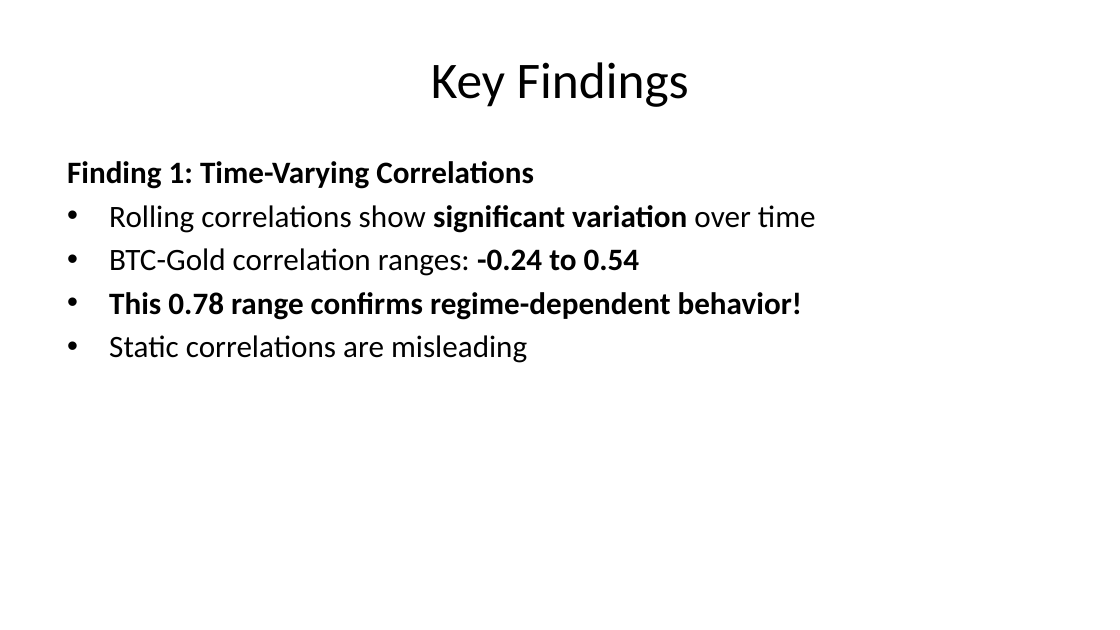
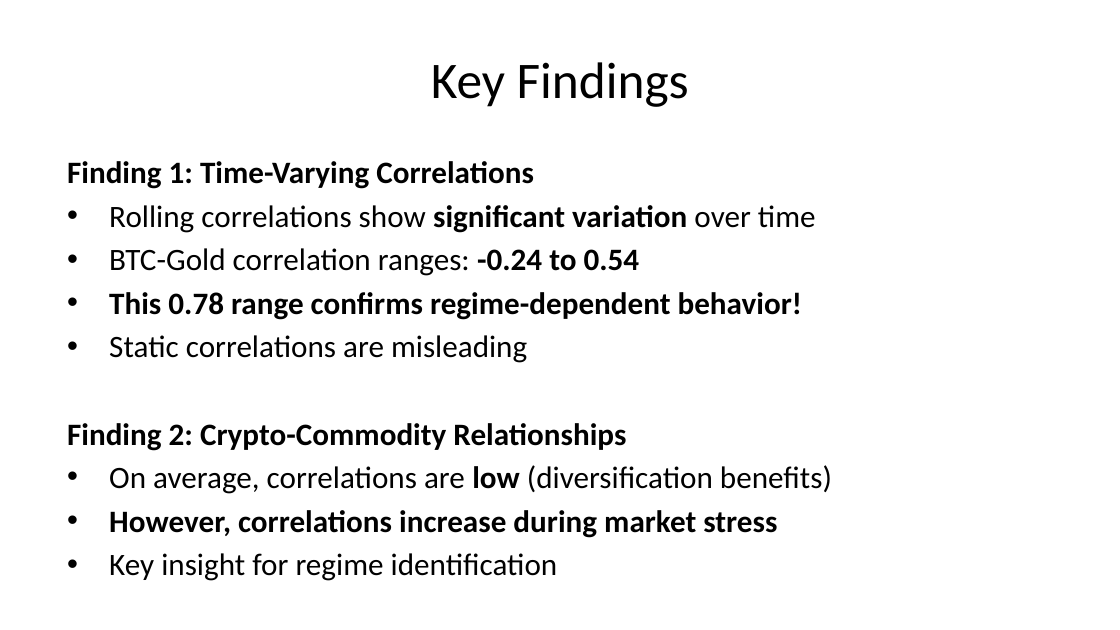
Before and after one commit to SakethKanchi/Cryptocurrency_Commodity_Correlation, a slide deck: slide 28 of presentation.pptx. Drawn at 1120x630 pixels with LibreOffice and Linux fonts; fonts in the diff are those of the drawing. Boxes give left, top, right and bottom in pixels: in the first picture for what was removed or moved away, otherwise in the second. Text is boxed around its words. In the diff, an @@ line names an element or a change of style, - is before the commit and + after.

```diff
--- a/presentation.pptx
+++ b/presentation.pptx
@@ text at (67,423,832,581): paragraphs added @@
+Finding 2: Crypto-Commodity Relationships
+• On average, correlations are low (diversification benefits)
+• However, correlations increase during market stress
+• Key insight for regime identification
```
Also in this commit, not shown: 11 other slides changed, 1 slide added, 5 slides removed, 34 other files.
